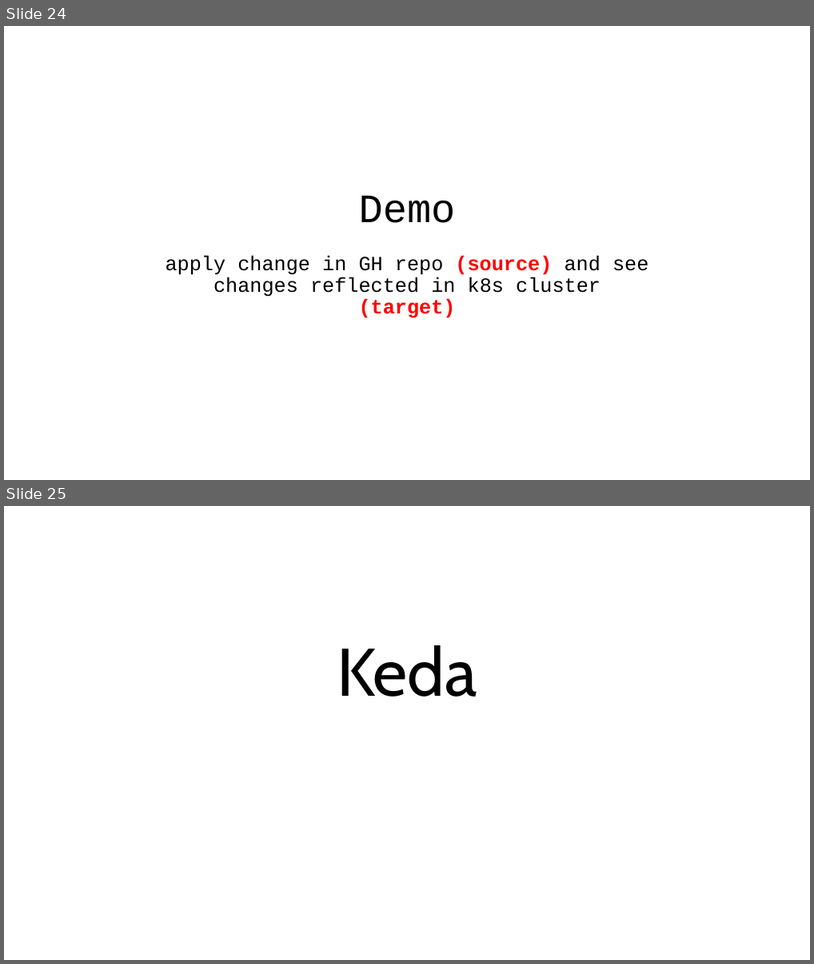
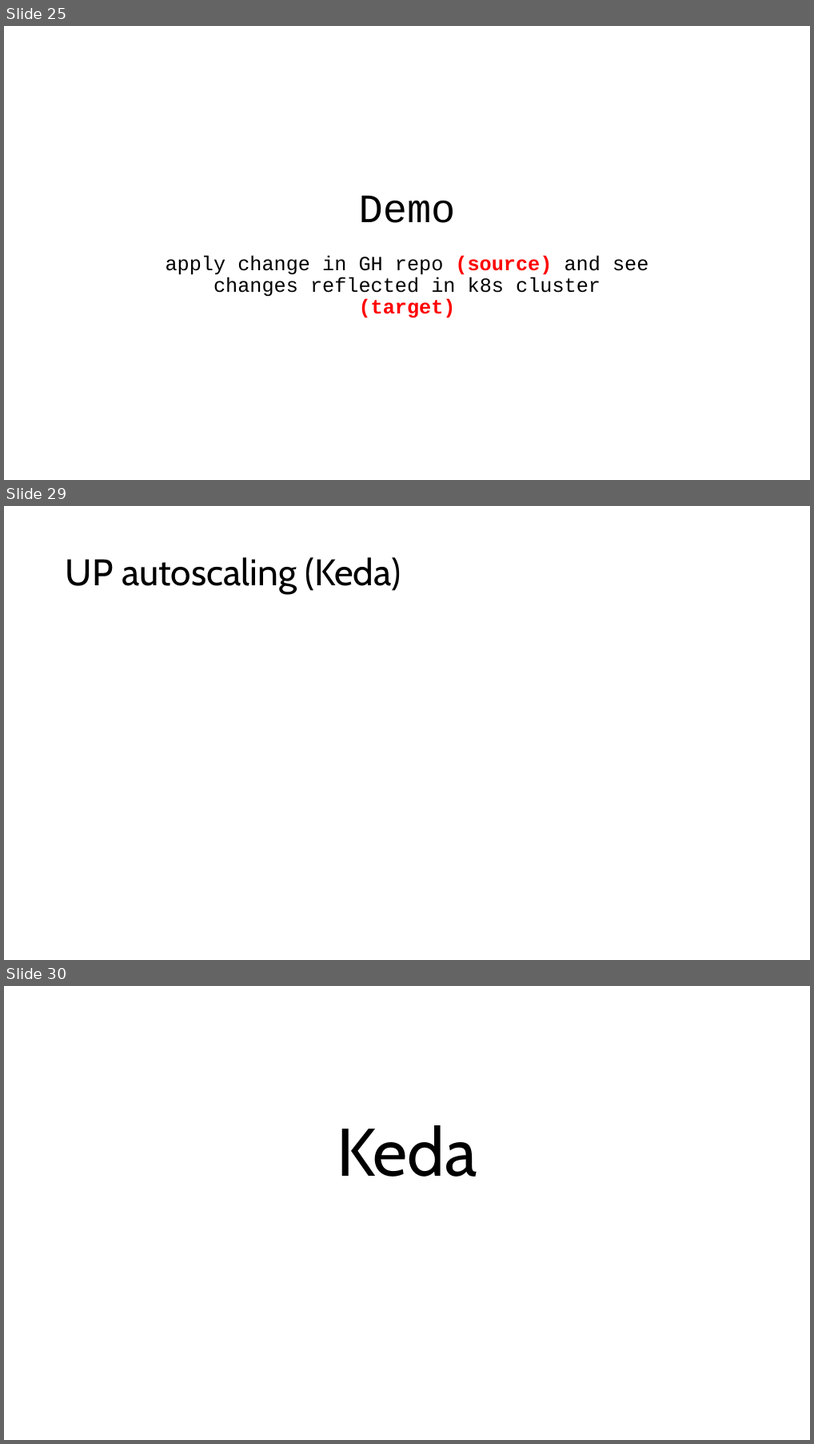
Before and after one commit to witmichal/spring-boot-k8s, a slide deck: kubernetes_vol2.pptx. Shown one above the other, each under a label of ours: slides 24 and 25 before the commit, slides 25, 29 and 30 after it; the slides between them are not shown. The pictures are 814x964 and 814x1444 pixels, drawn with LibreOffice and Linux fonts; fonts in the diff are those of the drawing. Boxes give left, top, right and bottom in pixels: in the first picture for what was removed or moved away, otherwise in the second. Text is boxed around its words. In the diff, an @@ line names an element or a change of style, - is before the commit and + after.

```diff
--- a/kubernetes_vol2.pptx
+++ b/kubernetes_vol2.pptx
@@ slide 29 added at (4, 506, 810, 960), background #FFFFFF @@
@@ title added at (66, 557, 402, 594), 44 pt, text #000000 @@
+UP autoscaling (Keda)
@@ what was slide 24 is now slide 25 @@
@@ what was slide 25 is now slide 30 @@
```
Also in this commit, not shown: 6 other slides added, 1 slide removed.
